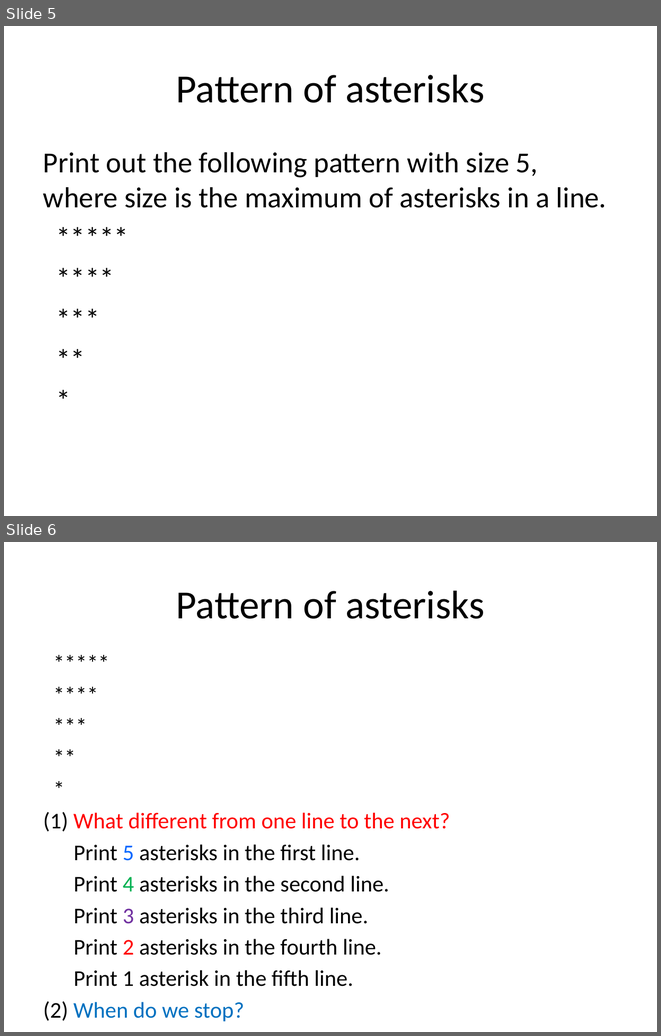
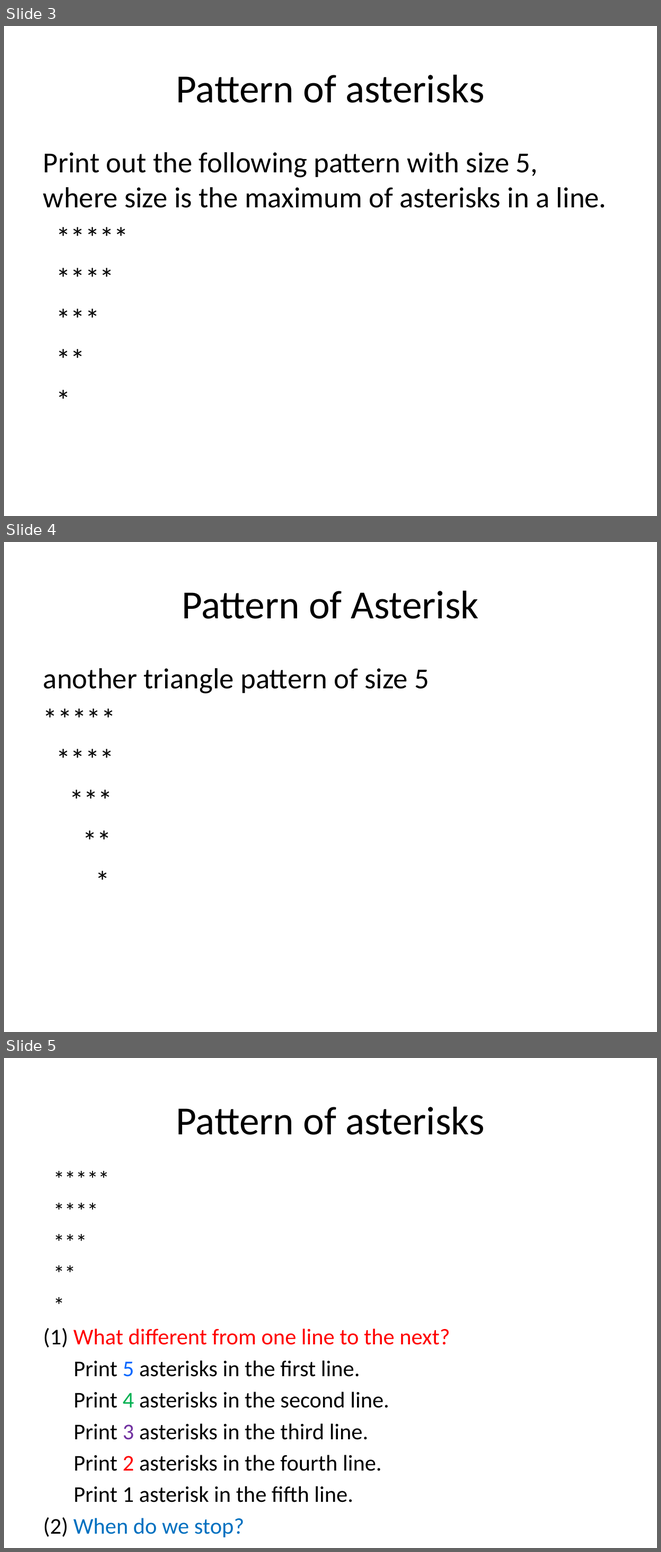
Before and after one commit to tong-yee/tong-yee.github.io, a slide deck: 135/slides/ch04/asterisk_pattern.pptx. Shown one above the other, each under a label of ours: slides 5 and 6 before the commit, slides 3, 4 and 5 after it. The pictures are 661x1036 and 661x1552 pixels, drawn with LibreOffice and Linux fonts; fonts in the diff are those of the drawing. Boxes give left, top, right and bottom in pixels: in the first picture for what was removed or moved away, otherwise in the second. Text is boxed around its words. In the diff, an @@ line names an element or a change of style, - is before the commit and + after.

```diff
--- a/135/slides/ch04/asterisk_pattern.pptx
+++ b/135/slides/ch04/asterisk_pattern.pptx
@@ slide 4 added at <box>4,542,657,1032</box>, background #FFFFFF @@
@@ title added at <box>182,590,479,619</box>, 44 pt, text #000000 @@
+Pattern of Asterisk
@@ text added at <box>43,668,429,694</box>, 32 pt, text #000000 @@
+another triangle pattern of size 5
+*****
+****
+***
+**
+*
@@ what was slide 5 is now slide 3 @@
@@ what was slide 6 is now slide 5 @@
```
Also in this commit, not shown: 12 slides changed, 5 other slides added, 2 slides removed, 24 other files.
